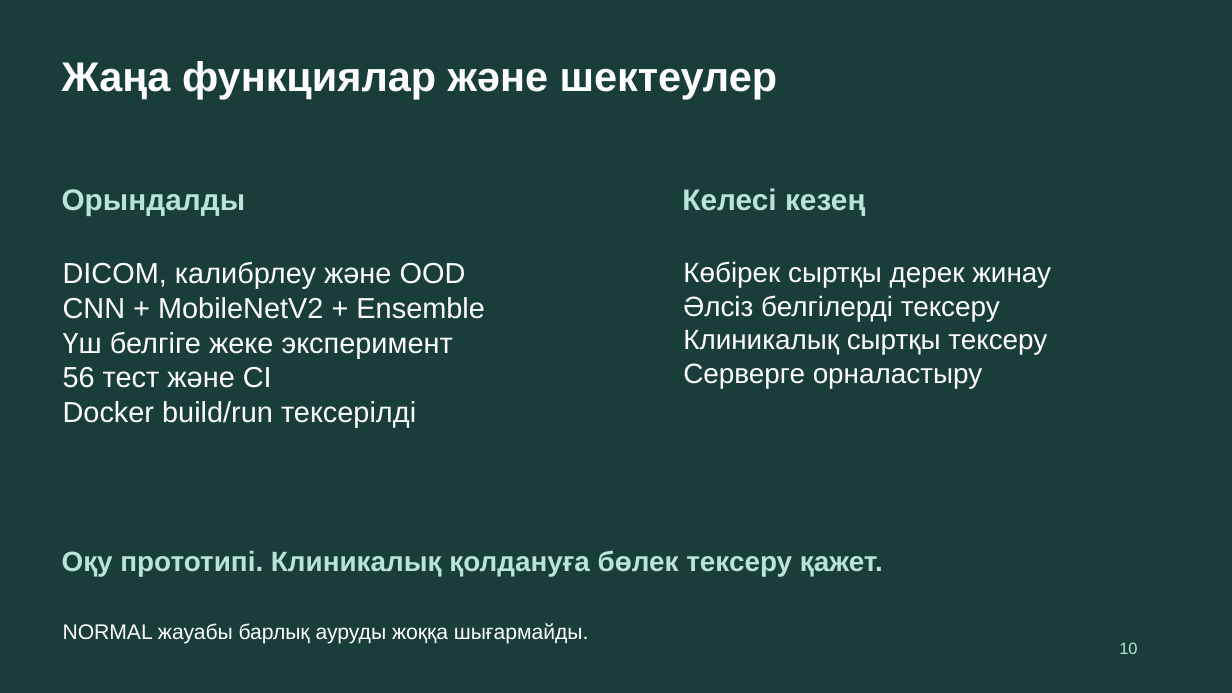
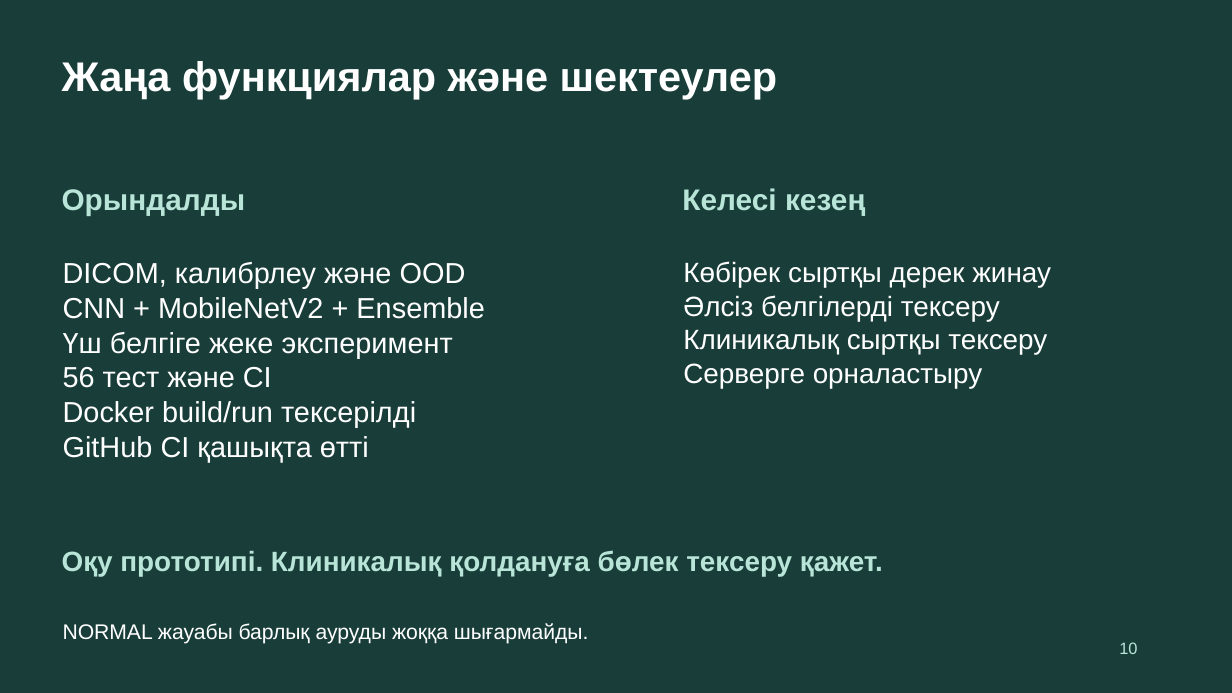
Before and after one commit to 5kairosh/Tynys, a slide deck: slide 10 of presentation/tynys_complete_13slides_kz.pptx. Drawn at 1232x693 pixels with LibreOffice and Linux fonts; fonts in the diff are those of the drawing. Boxes give left, top, right and bottom in pixels: in the first picture for what was removed or moved away, otherwise in the second. Text is boxed around its words. In the diff, an @@ line names an element or a change of style, - is before the commit and + after.

Commit message:
docs(ci): record successful GitHub Actions run and update project presentation

```diff
--- a/presentation/tynys_complete_13slides_kz.pptx
+++ b/presentation/tynys_complete_13slides_kz.pptx
@@ text at [63,436,369,462]: paragraph added @@
+GitHub CI қашықта өтті
```
Also in this commit, not shown: 11 other files.
